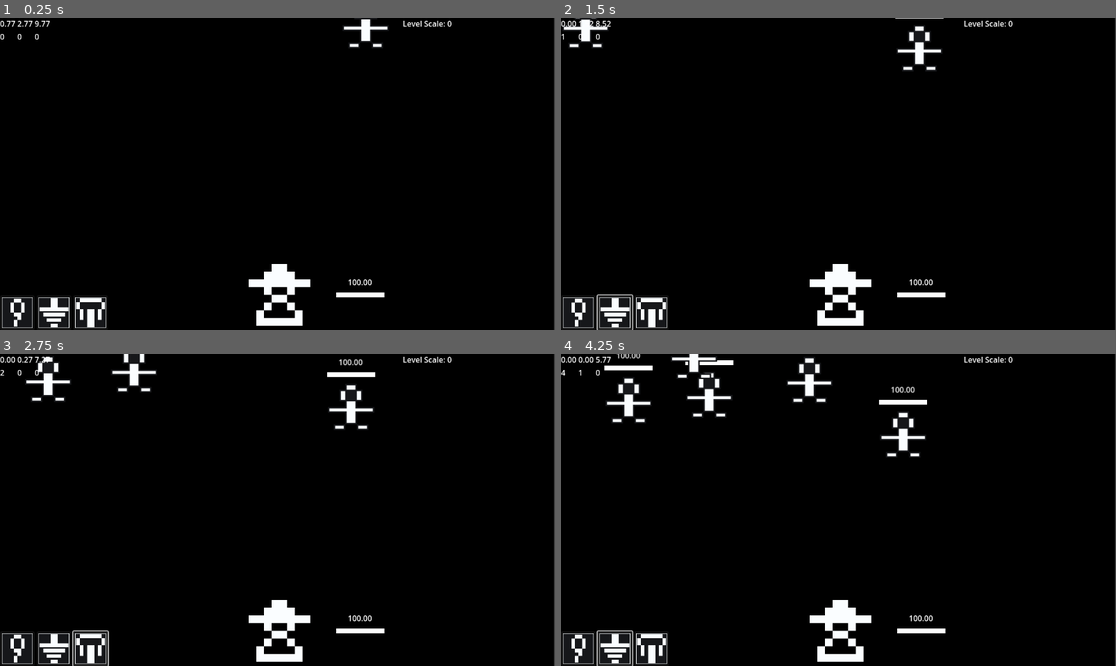
Above: before the commit, frames 1-4 (two rows, left to right).
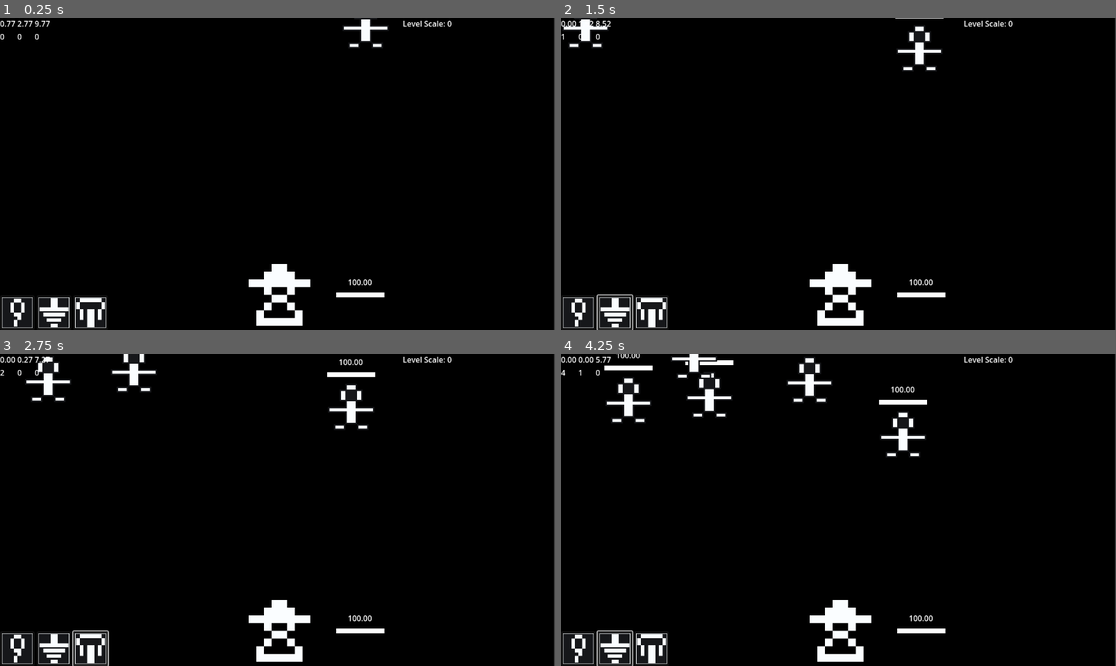
Above: after the commit, the same moments.

Repository: ThomasApplewhite/FIREBALL-Prototype
Game: Godot game, scene res://Source/Utils/dev_scene.tscn
The game is run twice, just before and just after one commit, with the same random seed, the same clock (stepped at 60 frames per second) and the same inputs.
Inputs (mouse positions are in pixels of both pictures, inside the frame that each line leads up to):
- Up to frame 1 (0.25 s): no input
- Up to frame 2 (1.5 s): click (577, 311) at 0.52 s; click (616, 311) at 1.27 s
- Up to frame 3 (2.75 s): click (88, 647) at 2.02 s
- Up to frame 4 (4.25 s): click (577, 647) at 2.77 s; click (616, 647) at 3.52 s

The runs differ from the first frame. In frame 1, less than 0.1% of the frame differs, in the area x 61-66%, y 0-8%; in frame 2, 0.1%; in frame 3, 0.2%; in frame 4, 0.5%, in the area x 8-66%, y 0-33%.

Commit message:
Added Startup Menu and new Font/UITheme

Diff:
--- a/Assets/Themes/ui_blackwhite_theme.tres
+++ b/Assets/Themes/ui_blackwhite_theme.tres
@@ -1,4 +1,9 @@
-[gd_resource type="Theme" load_steps=3 format=3 uid="uid://c1ldb3mtl66yf"]
+[gd_resource type="Theme" load_steps=5 format=3 uid="uid://c1ldb3mtl66yf"]
+
+[ext_resource type="FontFile" uid="uid://du1ofg2heekui" path="res://Assets/Fonts/Minimal3x5.ttf" id="1_ff8vq"]
+
+[sub_resource type="StyleBoxFlat" id="StyleBoxFlat_plqht"]
+bg_color = Color(0, 0, 0, 1)
 
 [sub_resource type="StyleBoxEmpty" id="StyleBoxEmpty_pebs2"]
 
@@ -6,8 +11,11 @@
 bg_color = Color(1, 1, 1, 1)
 
 [resource]
+Button/fonts/font = ExtResource("1_ff8vq")
+Button/styles/normal = SubResource("StyleBoxFlat_plqht")
 ProgressBar/colors/font_color = Color(0, 0, 0, 1)
 ProgressBar/colors/font_outline_color = Color(1, 1, 1, 1)
 ProgressBar/colors/font_shadow_color = Color(0, 0, 0, 0)
 ProgressBar/styles/background = SubResource("StyleBoxEmpty_pebs2")
 ProgressBar/styles/fill = SubResource("StyleBoxFlat_amquy")
+RichTextLabel/fonts/normal_font = ExtResource("1_ff8vq")
--- /dev/null
+++ b/Source/GameScenes/MainMenu.tscn
@@ -0,0 +1,72 @@
+[gd_scene load_steps=4 format=3 uid="uid://dcmd18rsbrh6a"]
+
+[ext_resource type="Script" path="res://Source/GameScenes/main_menu.gd" id="1_3wuq8"]
+[ext_resource type="Theme" uid="uid://c1ldb3mtl66yf" path="res://Assets/Themes/ui_blackwhite_theme.tres" id="1_ck02q"]
+[ext_resource type="PackedScene" uid="uid://dwdjpl0p2513d" path="res://Source/Utils/dev_scene.tscn" id="2_fjhbc"]
+
+[node name="MainMenu" type="Control"]
+layout_mode = 3
+anchors_preset = 15
+anchor_right = 1.0
+anchor_bottom = 1.0
+grow_horizontal = 2
+grow_vertical = 2
+script = ExtResource("1_3wuq8")
+packed_gameplay_scene = ExtResource("2_fjhbc")
+
+[node name="ColorRect" type="ColorRect" parent="."]
+layout_mode = 1
+anchors_preset = 15
+anchor_right = 1.0
+anchor_bottom = 1.0
+grow_horizontal = 2
+grow_vertical = 2
+color = Color(0, 0, 0, 1)
+
+[node name="RichTextLabel" type="RichTextLabel" parent="."]
+layout_mode = 1
+anchors_preset = 8
+anchor_left = 0.5
+anchor_top = 0.5
+anchor_right = 0.5
+anchor_bottom = 0.5
+offset_left = -189.0
+offset_top = -52.0
+offset_right = 189.0
+offset_bottom = 52.0
+grow_horizontal = 2
+grow_vertical = 2
+theme = ExtResource("1_ck02q")
+theme_override_font_sizes/normal_font_size = 64
+bbcode_enabled = true
+text = "[center]FIREBALL[/center]"
+
+[node name="Button" type="Button" parent="."]
+layout_mode = 1
+anchors_preset = 7
+anchor_left = 0.5
+anchor_top = 1.0
+anchor_right = 0.5
+anchor_bottom = 1.0
+offset_left = -57.0
+offset_top = -236.0
+offset_right = -1.0
+offset_bottom = -205.0
+grow_horizontal = 2
+grow_vertical = 0
+scale = Vector2(1.52, 1.6)
+theme = ExtResource("1_ck02q")
+
+[node name="RichTextLabel" type="RichTextLabel" parent="Button"]
+layout_mode = 1
+anchors_preset = 15
+anchor_right = 1.0
+anchor_bottom = 1.0
+grow_horizontal = 2
+grow_vertical = 2
+mouse_filter = 2
+bbcode_enabled = true
+text = "
+[center]START[/center]"
+
+[connection signal="pressed" from="Button" to="." method="_on_button_pressed"]
--- /dev/null
+++ b/Source/GameScenes/main_menu.gd
@@ -0,0 +1,8 @@
+extends Control
+
+@export
+var packed_gameplay_scene : PackedScene
+
+
+func _on_button_pressed():
+	get_tree().change_scene_to_packed(packed_gameplay_scene)
--- a/project.godot
+++ b/project.godot
@@ -29,4 +29,5 @@
 
 [rendering]
 
+textures/canvas_textures/default_texture_filter=0
 renderer/rendering_method="mobile"
Binary file added: Assets/Fonts/Minimal3x5.ttf
Not shown, added: Assets/Fonts/Minimal3x5.ttf.import
Not shown, added: Docs/Home/Credits.txt
Not shown, changed: Docs/Home/DevelopmentDocs/NiceToHaves.txt
Not shown, changed: Docs/Home/DevelopmentDocs/ProgressionDevelopment.txt
Not shown, added: Docs/Home/FunctionalityDocs/ProjectSettings.txt
